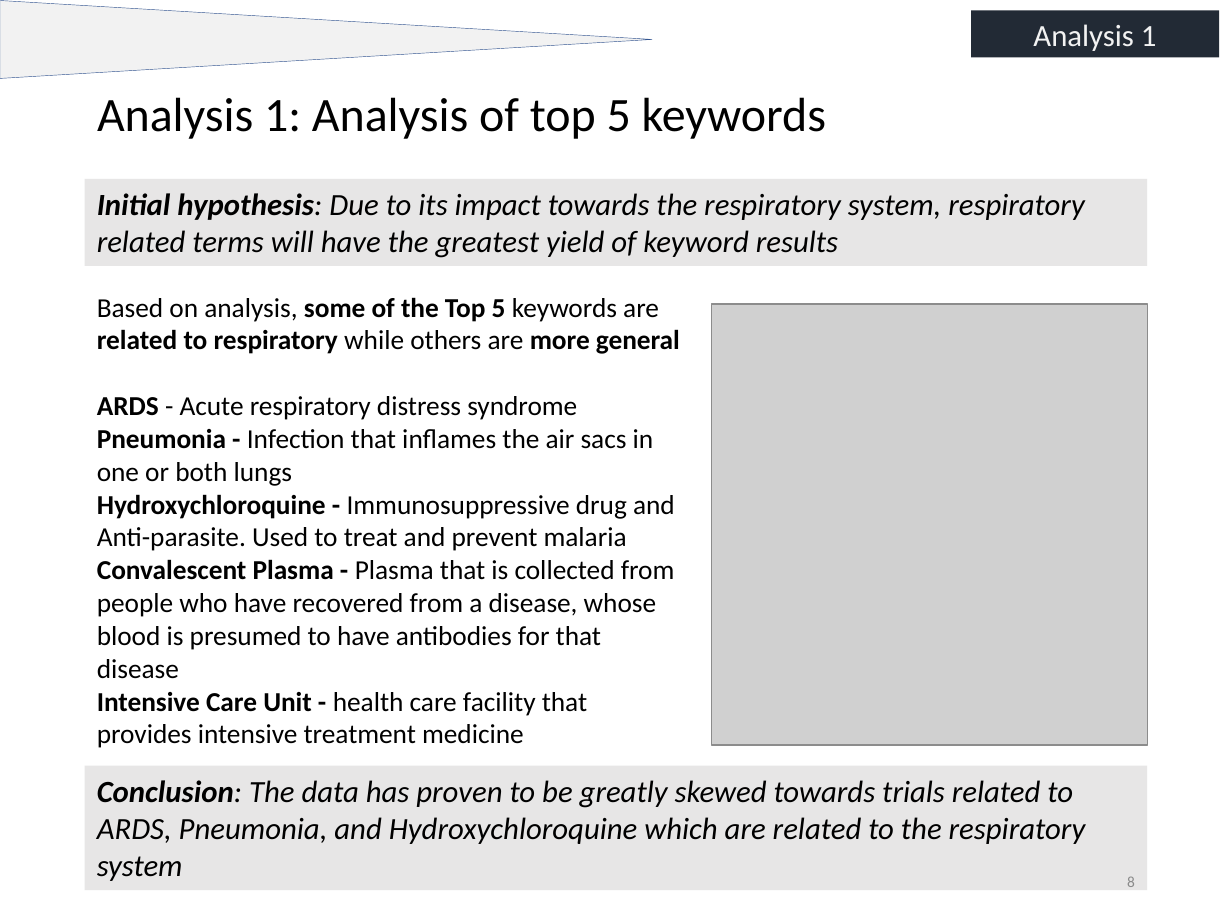
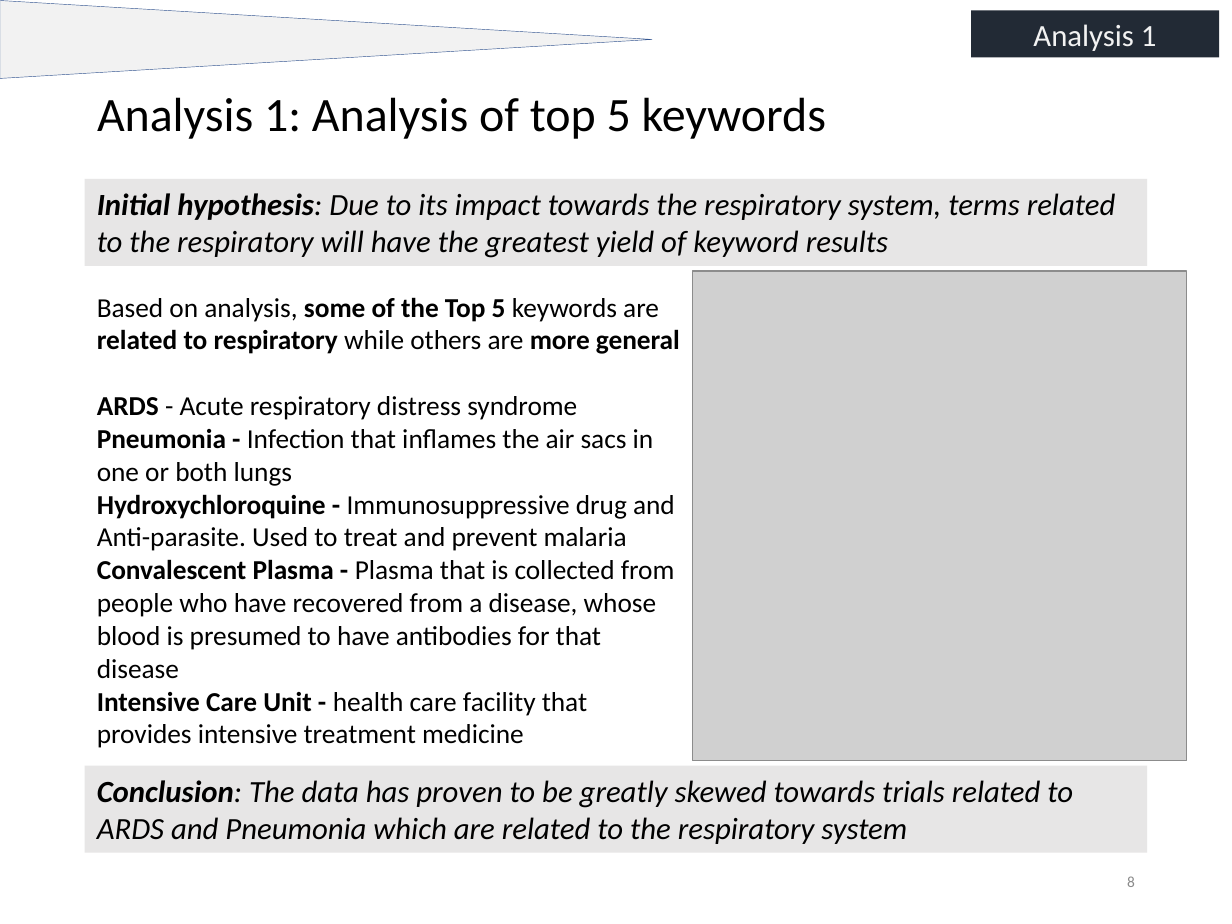
Before and after one commit to nick-nasse/pyd-pyper, a slide deck: slide 8 of 200729 Clinical Trials Analysis_v2.pptx. Drawn at 1232x924 pixels with LibreOffice and Linux fonts; fonts in the diff are those of the drawing; grey boxes stand for pictures. Boxes give left, top, right and bottom in pixels: in the first picture for what was removed or moved away, otherwise in the second. Text is boxed around its words. In the diff, an @@ line names an element or a change of style, - is before the commit and + after.

```diff
--- a/200729 Clinical Trials Analysis_v2.pptx
+++ b/200729 Clinical Trials Analysis_v2.pptx
@@ text in rectangle at (97, 193, 1116, 258): text changed @@
-Initial hypothesis: Due to its impact towards the respiratory system, respiratory related terms will have the greatest yield of keyword results
+Initial hypothesis: Due to its impact towards the respiratory system, terms related to the respiratory will have the greatest yield of keyword results
@@ picture: place and size @@
-picture at (712, 304, 1148, 745)
+picture at (692, 271, 1186, 761)
@@ rectangle "Conclusion: The data has proven ...": place and size @@
-rectangle "Conclusion: The data has proven ..." at (85, 766, 1147, 891)
+rectangle "Conclusion: The data has proven ..." at (85, 766, 1147, 854)
@@ text in rectangle at (97, 780, 1073, 844): text changed @@
-Conclusion: The data has proven to be greatly skewed towards trials related to ARDS, Pneumonia, and Hydroxychloroquine which are related to the respiratory system
+Conclusion: The data has proven to be greatly skewed towards trials related to ARDS and Pneumonia which are related to the respiratory system
```
Also in this commit, not shown: 11 other slides changed, 1 slide added.
